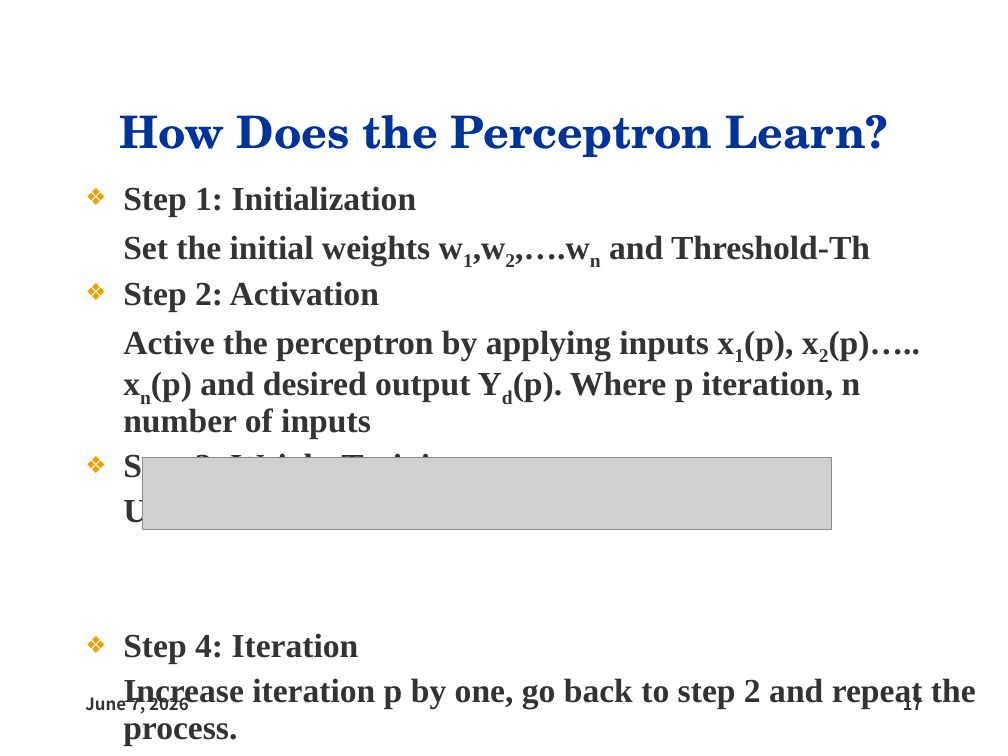
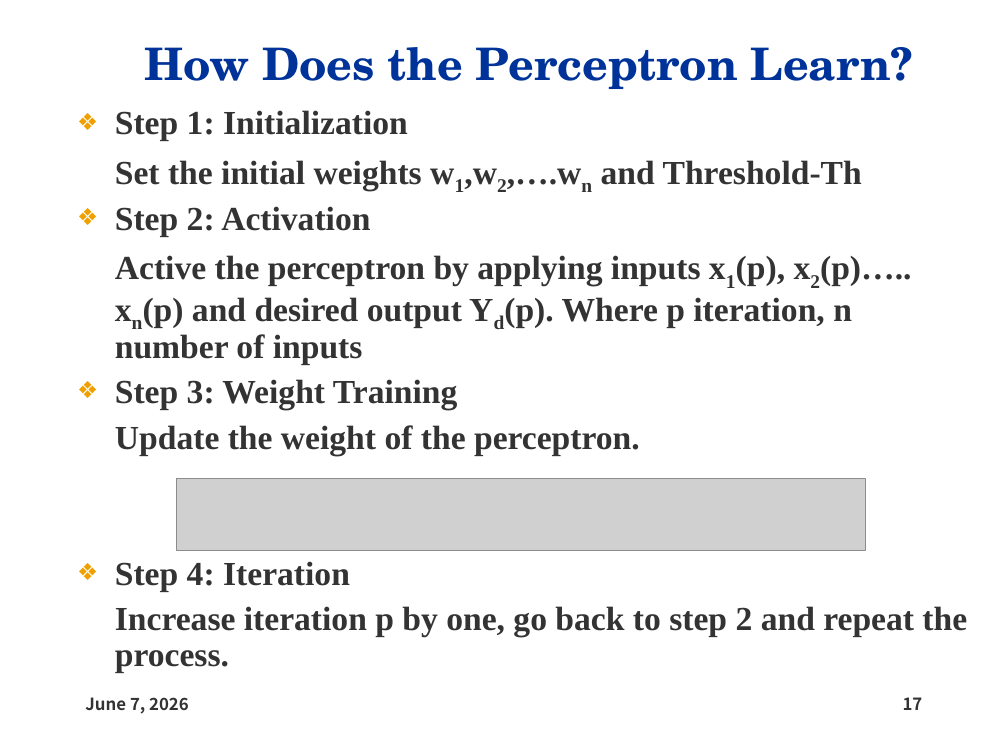
Before and after one commit to Istiaq-Alam/Academic-Note, a slide deck: slide 17 of CSE Class Notes/Machine Learning/ANN.ppt. Drawn at 1008x756 pixels with LibreOffice and Linux fonts; fonts in the diff are those of the drawing; grey boxes stand for pictures; background and template pictures are left out. Boxes give left, top, right and bottom in pixels: in the first picture for what was removed or moved away, otherwise in the second. Text is boxed around its words. In the diff, an @@ line names an element or a change of style, - is before the commit and + after.

```diff
--- a/CSE Class Notes/Machine Learning/ANN.ppt
+++ b/CSE Class Notes/Machine Learning/ANN.ppt
@@ text "How Does the Perceptron Learn?": place and size @@
-text "How Does the Perceptron Learn?" at [119,115,888,157]
+text "How Does the Perceptron Learn?" at [144,47,914,89]
@@ text "Step 1: Initialization" rewrapped from [123,186,976,745] to [115,110,967,673] @@
@@ picture: place and size @@
-picture at [142,458,832,529]
+picture at [176,479,866,550]
@@ text "June 7, 2026" rewrapped from [85,693,189,714] to [85,697,189,714] @@
@@ page number rewrapped from [903,693,923,710] to [903,697,923,710] @@
```
Also in this commit, not shown: 5 other slides changed, 1 slide added, 1 slide removed, 1 other file.
